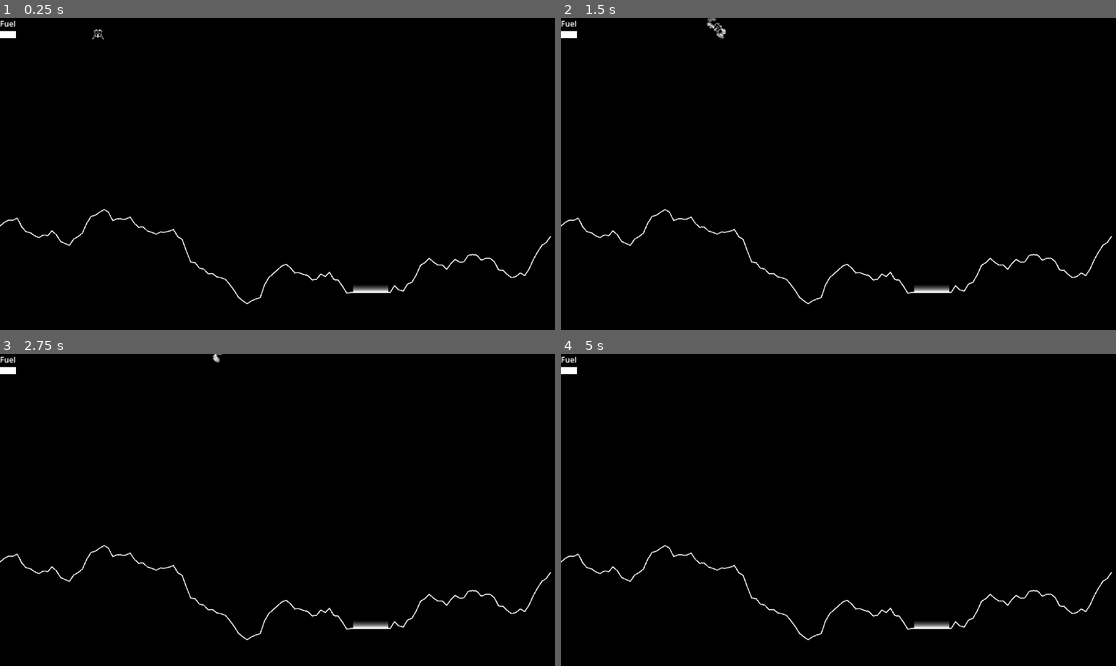
Above: before the commit, frames 1-4 (two rows, left to right).
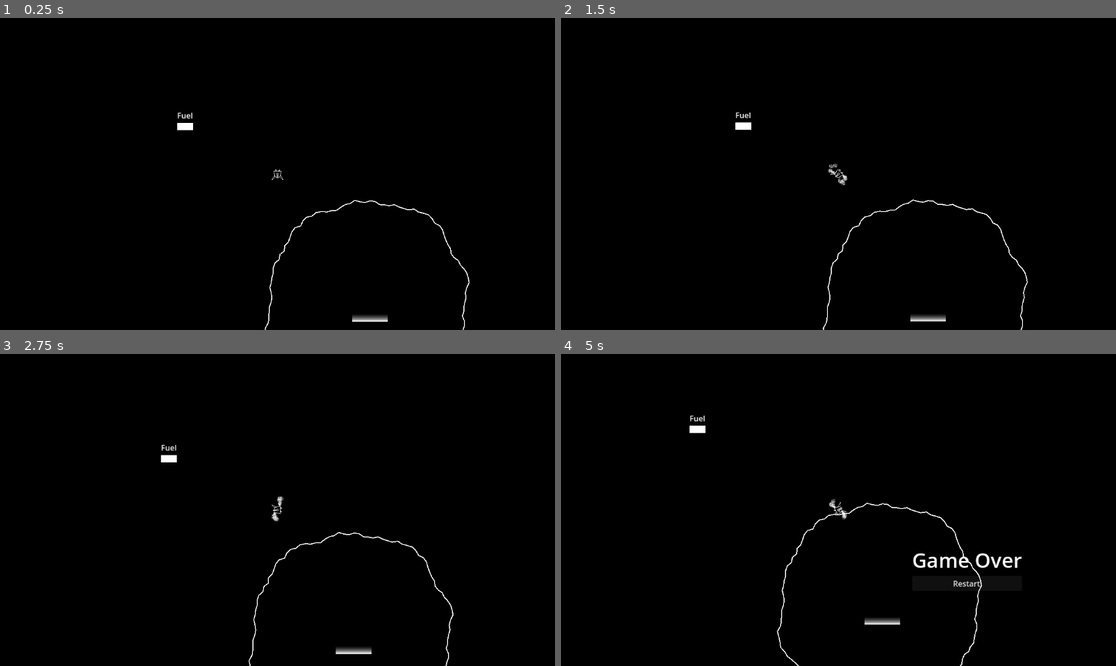
Above: after the commit, the same moments.

Repository: wpuerner/lunar_lander
Game: Godot game, scene res://main.tscn
Two runs of this game, one before a commit and one after it. Both use one fixed random seed, a clock stepped at 60 frames per second and the inputs below.
Inputs:
- Up to frame 1 (0.25 s): no input
- Up to frame 2 (1.5 s): tap Enter (ui_accept) at 0.5, 0.77 s; hold Right (ui_right) 0.53-1.28 s; hold Left (ui_left) from 1.28 s (still down)
- Up to frame 3 (2.75 s): tap Enter (ui_accept) at 1.52 s; release Left (ui_left) at 2.03 s; hold Right (ui_right) from 2.03 s (still down)
- Up to frame 4 (5 s): tap Enter (ui_accept) at 3.02, 3.77, 4.52 s; release Right (ui_right) at 3.53 s; hold Left (ui_left) from 3.53 s (still down)

The runs differ from the first frame. In frame 1, 1.5% of the frame differs, in the area x 0-100%, y 0-100%; in frame 2, 1.6%; in frame 3, 1.5%; in frame 4, 2.0%.

Commit message:
not really sure what this is

Diff:
--- a/ground.gd
+++ b/ground.gd
@@ -3,7 +3,6 @@
 @export var Flag: PackedScene
 
 var rng = RandomNumberGenerator.new()
-var offset_multiplier = 0.5
 
 var line_2d: Line2D
 
@@ -12,43 +11,43 @@
 	line_2d = get_node("Line2D")
 	line_2d.width = 2
 
-	var screen_midy = get_viewport().size.y * 2 / 3
-	var screen_endx = get_viewport().size.x
+	var radius = 200
+	var planet_height_array = []
+	build_planet_height_array(radius, radius, 50, 0.65, 7, planet_height_array)
 
 	var points = PackedVector2Array()
-	points.append(Vector2(0, screen_midy))
-	build_map_points(Vector2(0, screen_midy), Vector2(screen_endx, screen_midy), 500, 7, points)
+	translate_heights_to_coordinates(planet_height_array, points)
+	line_2d.set_points(points)
 
-	var landing_pad_width = 10  # n points
-	var starting_index = rng.randi_range(points.size() / 5, points.size() * 4 / 5)
+	create_convex_collision_shapes(points)
 
-	var left_points = points.slice(0, starting_index)
-	var right_points = points.slice(starting_index, points.size())
-	var landing_pad_points = right_points.slice(0, landing_pad_width)
-	var landing_pad_y = landing_pad_points[0].y
-	for i in range(landing_pad_points.size()):
-		landing_pad_points[i].y = landing_pad_y
+# Creating a planet
+#  select a center for the planet and a radius
+#  create array of height values by using midpoint displacement
+#  translate each height value + angle around circle into x,y coordinates
+#  paint the 2d line
+#  decompose the polygon coliders so they are convex, with the bottom of the collider being the center of the circle
+#  assign gravity effect pointing at the center of the circle
 
-	right_points.resize(right_points.size() - landing_pad_width)
-	var landing_pad_width_px = landing_pad_points[-1].x - landing_pad_points[0].x
-	for i in range(right_points.size()):
-		right_points[i].x += landing_pad_width_px
+func build_planet_height_array(left: float, right: float, displacement: float, displacement_scale: float, depth: int, heights: Array):
+	if (depth <= 0):
+		heights.append(right)
+		return
 
-	var final_points = PackedVector2Array()
-	final_points.append_array(left_points)
-	final_points.append_array(landing_pad_points.slice(0, -1))
-	final_points.append_array(right_points)
+	var mid = left + (right - left) / 2
+	mid += rng.randf_range(-1 * displacement, displacement)
 
-	Globals.landing_pad_points = landing_pad_points
+	build_planet_height_array(left, mid, displacement * displacement_scale, displacement_scale, depth - 1, heights)
+	build_planet_height_array(mid, right, displacement * displacement_scale, displacement_scale, depth - 1, heights)
 
-	line_2d.set_points(final_points)
-
-	create_convex_collision_shapes(final_points)
-
-	var landing_zone = get_node("LandingZone")
-	landing_zone.set_position(Vector2(landing_pad_points[0].x + landing_pad_width_px / 2, landing_pad_points[0].y - landing_pad_width_px / 2))
-
-	var landing_zone_marker = get_node("LandingZone")
+func translate_heights_to_coordinates(heights: Array, points: PackedVector2Array):
+	var angle_step = 2 * PI / heights.size()
+	var curr_angle = 0
+	for height in heights:
+		points.append(Vector2(height * cos(curr_angle), height * sin(curr_angle)))
+		curr_angle += angle_step
+	# append the first element onto the end to avoid leaving a gap
+	points.append(points[0])
 
 func create_convex_collision_shapes(points: PackedVector2Array):
 	var i_start = 0
@@ -59,8 +58,7 @@
 	while (i_next < points.size() + 1):
 		if (i_next == points.size() or is_next_point_concave(points[i_curr], points[i_mid], points[i_next])):
 			var collider_points = points.slice(i_start, i_next)
-			collider_points.append(Vector2(collider_points[-1].x, get_viewport().size.y))
-			collider_points.append(Vector2(collider_points[0].x, get_viewport().size.y))
+			collider_points.append(Vector2(0, 0))
 			var collider = CollisionPolygon2D.new()
 			add_child(collider)
 			collider.set_polygon(collider_points)
@@ -70,26 +68,7 @@
 		i_next += 1
 
 func is_next_point_concave(one: Vector2, two: Vector2, next: Vector2):
-	var slope = (two.y - one.y) / (two.x - one.x)
-	var height = one.y + (slope * (next.x - one.x))
-	var result = next.y < height
-	print(one, two, next, result)
-	return result
-
-func build_map_points(left: Vector2, right: Vector2, offset: int, depth: int, points: PackedVector2Array):
-	if (depth <= 0):
-		points.append(right)
-		return
-
-	var mid_x = left.x + (right.x - left.x) / 2
-	var mid_y = left.y + (right.y - left.y) / 2
-	var new_mid_y = mid_y + rng.randf_range(-1 * offset, offset)
-	if new_mid_y < 100:
-		new_mid_y = 200 + rng.randf_range(-50, 50)
-	elif new_mid_y > get_viewport().size.y - 50:
-		new_mid_y = get_viewport().size.y - 100 + rng.randf_range(-50, 50)
-
-	var mid = Vector2(mid_x, new_mid_y)
-
-	build_map_points(left, mid, offset * offset_multiplier, depth - 1, points)
-	build_map_points(mid, right, offset * offset_multiplier, depth - 1, points)
+	var left_vector = one - two
+	var right_vector = two - next
+	var angle = left_vector.angle_to(right_vector)
+	return angle < 0
--- /dev/null
+++ b/ground.tscn
@@ -0,0 +1,37 @@
+[gd_scene load_steps=6 format=3 uid="uid://t4quscyd1cmg"]
+
+[ext_resource type="Script" path="res://ground.gd" id="1_l2urg"]
+[ext_resource type="PackedScene" uid="uid://dnspgghqsnfbp" path="res://flag.tscn" id="2_qs4bk"]
+
+[sub_resource type="Gradient" id="Gradient_yoto0"]
+offsets = PackedFloat32Array(0, 0.800693, 0.935875, 1)
+colors = PackedColorArray(0, 0, 0, 0, 0.494118, 0.494118, 0.494118, 0, 0.810844, 0.810844, 0.810844, 0.626087, 1, 1, 1, 1)
+
+[sub_resource type="GradientTexture2D" id="GradientTexture2D_ae2mb"]
+gradient = SubResource("Gradient_yoto0")
+
+[sub_resource type="CircleShape2D" id="CircleShape2D_nkpad"]
+
+[node name="Ground" type="StaticBody2D"]
+position = Vector2(400, 400)
+collision_layer = 3
+script = ExtResource("1_l2urg")
+Flag = ExtResource("2_qs4bk")
+
+[node name="Line2D" type="Line2D" parent="."]
+
+[node name="LandingZone" type="Sprite2D" parent="."]
+position = Vector2(5.96046e-08, 5.96046e-08)
+rotation = 1.5708
+scale = Vector2(1.25, 1.15)
+texture = SubResource("GradientTexture2D_ae2mb")
+
+[node name="Area2D" type="Area2D" parent="."]
+gravity_space_override = 1
+gravity_point = true
+gravity_point_unit_distance = 200.0
+gravity = 40.0
+
+[node name="CollisionShape2D" type="CollisionShape2D" parent="Area2D"]
+scale = Vector2(50, 50)
+shape = SubResource("CircleShape2D_nkpad")
--- a/lander.gd
+++ b/lander.gd
@@ -37,28 +37,26 @@
 		state.set_linear_velocity(Vector2(initial_speed, 0.0))
 		init = true
 
-func _physics_process(delta):
-	position.x = wrapf(position.x, 0, get_viewport().size.x)
-	set_gravity_scale(calculate_effective_gravity_scale())
+func _physics_process(_delta):
 
 	if (game_ended): return
 
 	# check if lander hit the landing hear too hard
-	if ((landing_detector_right.has_overlapping_bodies()
-	or landing_detector_left.has_overlapping_bodies())
-	and self.linear_velocity.y > 15):
-		crash()
+#	if ((landing_detector_right.has_overlapping_bodies()
+#	or landing_detector_left.has_overlapping_bodies())
+#	and self.linear_velocity.y > 15):
+#		crash()
 
 	# check if the lander has landed within the landing pad successfully
-	if (landing_detector_right.has_overlapping_bodies()
-	and landing_detector_left.has_overlapping_bodies()
-	and abs(self.angular_velocity) < 1
-	and abs(self.linear_velocity.x) < 1
-	and abs(self.linear_velocity.y) < 1
-	and self.position.x > Globals.landing_pad_points[0].x
-	and self.position.x < Globals.landing_pad_points[-1].x):
-		game_ended = true
-		emit_signal("landed")
+#	if (landing_detector_right.has_overlapping_bodies()
+#	and landing_detector_left.has_overlapping_bodies()
+#	and abs(self.angular_velocity) < 1
+#	and abs(self.linear_velocity.x) < 1
+#	and abs(self.linear_velocity.y) < 1
+#	and self.position.x > Globals.landing_pad_points[0].x
+#	and self.position.x < Globals.landing_pad_points[-1].x):
+#		game_ended = true
+#		emit_signal("landed")
 
 	var rcs_intensity = 100.0
 	var thruster_intensity = 100.0
@@ -96,25 +94,13 @@
 	else:
 		if main_thruster.emitting: main_thruster.set_emitting(false)
 
-func calculate_effective_gravity_scale():
-	var horizontal_speed = get_linear_velocity().dot(Vector2(1.0,0.0))
-	var gravity = ProjectSettings.get_setting("physics/2d/default_gravity")
-	return 1 - pow(horizontal_speed, 2) / (gravity * get_height())
-
 func get_height():
 	return get_viewport().size.y - position.y
-
-func landed_successfully():
-	if !(position.x >= Globals.landing_pad_points[0].x && position.x <= Globals.landing_pad_points[-1].x): return false
-	if linear_velocity.y > 20: return false
-	if rotation_degrees > 45 || rotation_degrees < -45: return false
-
-	return true
 
 func crash():
 	crash_particles.set_emitting(true)
 	emit_signal("crashed")
 	game_ended = true
 
-func _on_area_2d_body_entered(body):
+func _on_area_2d_body_entered(_body):
 	crash()
--- a/level.tscn
+++ b/level.tscn
@@ -1,31 +1,16 @@
-[gd_scene load_steps=6 format=3 uid="uid://lbkv73ue1lll"]
+[gd_scene load_steps=3 format=3 uid="uid://lbkv73ue1lll"]
 
-[ext_resource type="Script" path="res://ground.gd" id="1_g6qbt"]
-[ext_resource type="PackedScene" uid="uid://dnspgghqsnfbp" path="res://flag.tscn" id="2_fnlqt"]
-[ext_resource type="PackedScene" uid="uid://d2knv0r63g0ss" path="res://lander.tscn" id="3_t2ah0"]
-
-[sub_resource type="Gradient" id="Gradient_yoto0"]
-offsets = PackedFloat32Array(0, 0.800693, 0.935875, 1)
-colors = PackedColorArray(0, 0, 0, 0, 0.494118, 0.494118, 0.494118, 0, 0.810844, 0.810844, 0.810844, 0.626087, 1, 1, 1, 1)
-
-[sub_resource type="GradientTexture2D" id="GradientTexture2D_ae2mb"]
-gradient = SubResource("Gradient_yoto0")
+[ext_resource type="PackedScene" uid="uid://t4quscyd1cmg" path="res://ground.tscn" id="1_fyma5"]
+[ext_resource type="PackedScene" uid="uid://d2knv0r63g0ss" path="res://lander.tscn" id="3_eqnf6"]
 
 [node name="Level" type="Node2D"]
 
-[node name="Ground" type="StaticBody2D" parent="."]
-collision_layer = 3
-script = ExtResource("1_g6qbt")
-Flag = ExtResource("2_fnlqt")
+[node name="Ground" parent="." instance=ExtResource("1_fyma5")]
 
-[node name="Line2D" type="Line2D" parent="Ground"]
+[node name="Ground2" parent="." instance=ExtResource("1_fyma5")]
+position = Vector2(1200, 800)
 
-[node name="LandingZone" type="Sprite2D" parent="Ground"]
-position = Vector2(5.96046e-08, 5.96046e-08)
-rotation = 1.5708
-scale = Vector2(1.25, 1.15)
-texture = SubResource("GradientTexture2D_ae2mb")
+[node name="Lander" parent="." instance=ExtResource("3_eqnf6")]
+position = Vector2(208, 133)
 
-[node name="Lander" parent="." instance=ExtResource("3_t2ah0")]
-position = Vector2(182, 32)
-metadata/_edit_group_ = true
+[node name="Camera2D" type="Camera2D" parent="Lander"]
--- a/project.godot
+++ b/project.godot
@@ -12,7 +12,7 @@
 
 config/name="lunar_lander"
 run/main_scene="res://main.tscn"
-config/features=PackedStringArray("4.1", "GL Compatibility")
+config/features=PackedStringArray("4.3", "GL Compatibility")
 config/icon="res://icon.svg"
 
 [autoload]
@@ -21,7 +21,7 @@
 
 [physics]
 
-2d/default_gravity=16.0
+2d/default_gravity=0.0
 2d/default_linear_damp=0.0
 2d/default_angular_damp=0.0
 
